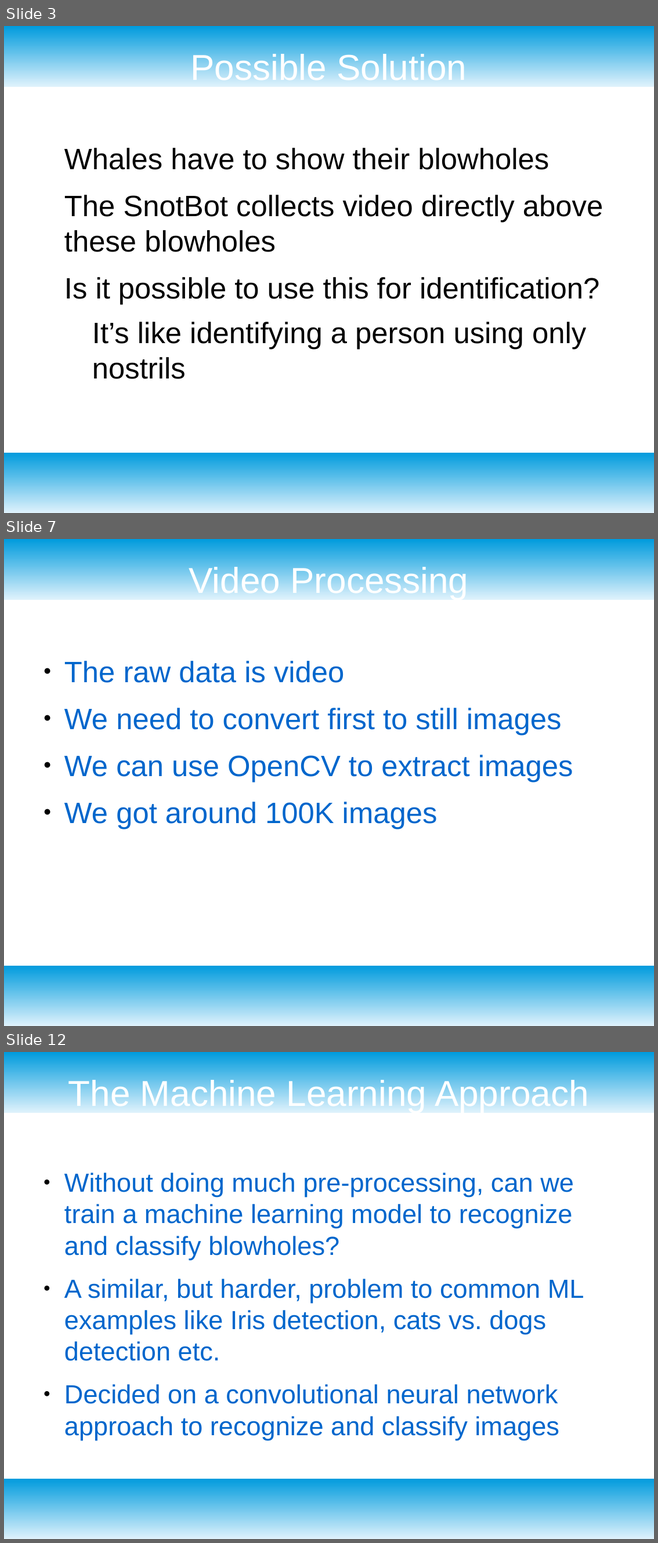
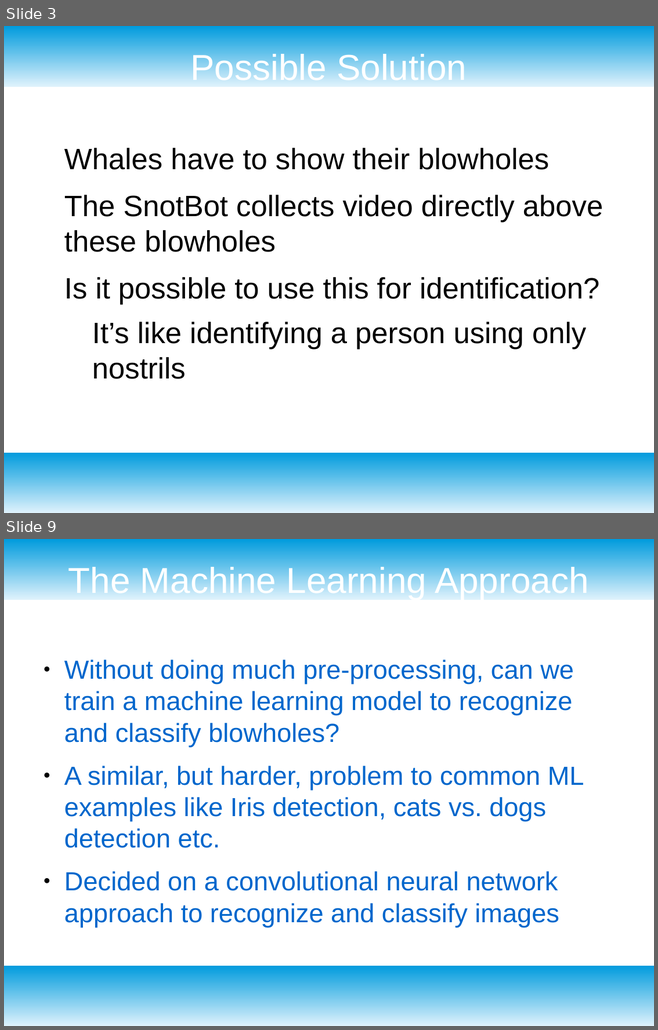
Before and after one commit to hackforthesea/whalematch, a slide deck: presentation.odp. Shown one above the other, each under a label of ours: slides 3, 7 and 12 before the commit, slides 3 and 9 after it; the slides between them are not shown. The pictures are 658x1543 and 658x1030 pixels, drawn with LibreOffice and Linux fonts; fonts in the diff are those of the drawing; background and template pictures are left out. Boxes give left, top, right and bottom in pixels: in the first picture for what was removed or moved away, otherwise in the second. Text is boxed around its words. In the diff, an @@ line names an element or a change of style, - is before the commit and + after.

```diff
--- a/presentation.odp
+++ b/presentation.odp
@@ slide 7 removed at [4, 539, 654, 1026], background #FFFFFF; not listed: 2 template elements that a slide beside it also shows @@
@@ title removed at [189, 565, 469, 600] @@
-Video Processing
@@ text removed at [64, 661, 573, 829] @@
-● The raw data is video
-● We need to convert first to still images
-● We can use OpenCV to extract images
-● We got around 100K images
@@ what was slide 12 is now slide 9 @@
```
Also in this commit, not shown: 7 slides changed, 5 slides added, 5 other slides removed.
